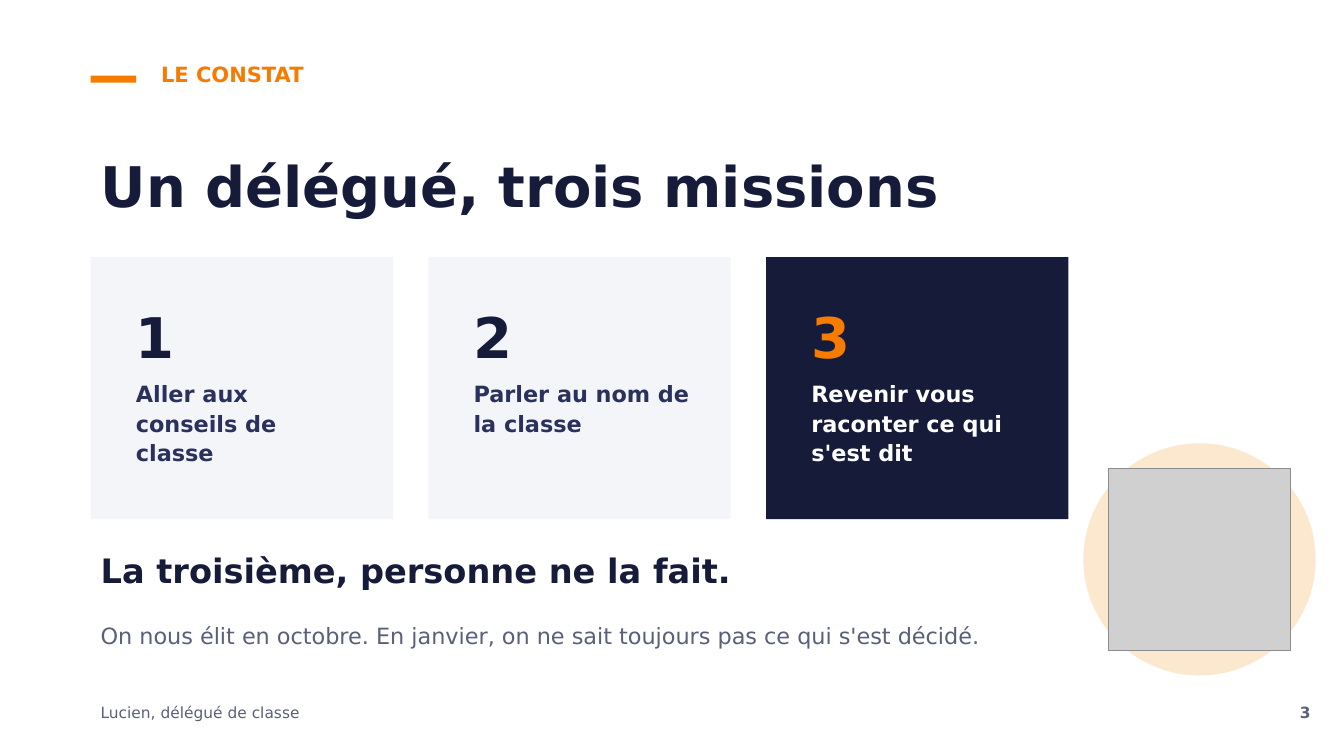
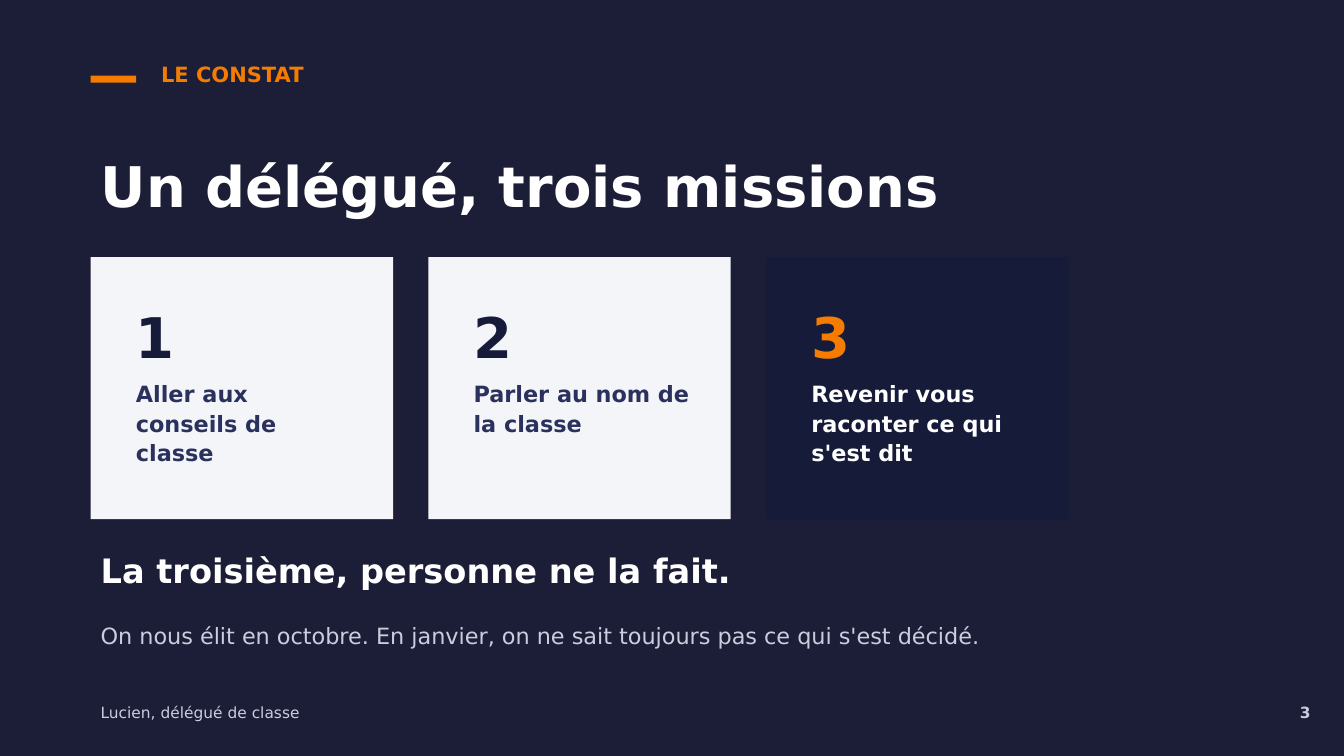
Before and after one commit to lucien-cmd/perso, a slide deck: slide 3 of campagne-delegue-lucien.pptx. Drawn at 1344x756 pixels with LibreOffice and Linux fonts; fonts in the diff are those of the drawing; grey boxes stand for pictures; background and template pictures are left out; a plain dark background stands for a picture behind light text. Boxes give left, top, right and bottom in pixels: in the first picture for what was removed or moved away, otherwise in the second. Text is boxed around its words. In the diff, an @@ line names an element or a change of style, - is before the commit and + after.

```diff
--- a/campagne-delegue-lucien.pptx
+++ b/campagne-delegue-lucien.pptx
@@ background #FFFFFF to picture (left out) @@
@@ rectangle added at (0, 0, 1344, 756), fill #161B3A at 76% opacity @@
@@ text "Un délégué, trois missions" at (101, 162, 939, 218): text colour #161B3A to #FFFFFF @@
@@ ellipse removed at (1084, 444, 1316, 676) @@
@@ picture removed at (1109, 469, 1291, 650) @@
@@ text "La troisième, personne ne la ..." at (101, 556, 979, 649): text colour #161B3A to #FFFFFF in "La troisième, personne ne la fait."; text colour #5A607A to #C9CDDE in "On nous élit en octobre. En janvier, ..." @@
@@ text "Lucien, délégué de classe" at (101, 705, 300, 721): text colour #5A607A to #C9CDDE @@
@@ text "3" at (1300, 706, 1311, 718): text colour #5A607A to #C9CDDE @@
```
Also in this commit, not shown: 7 other slides changed, 1 other file.
